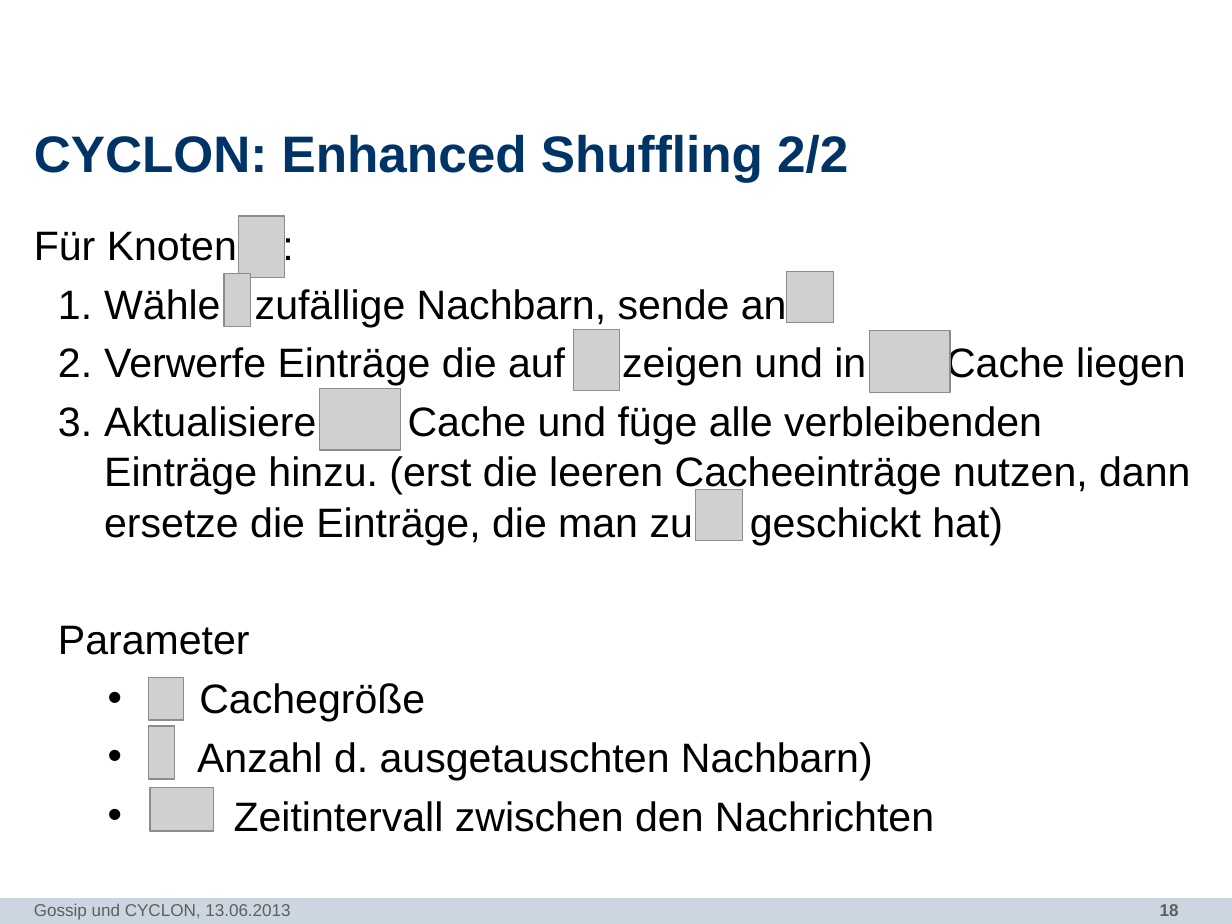
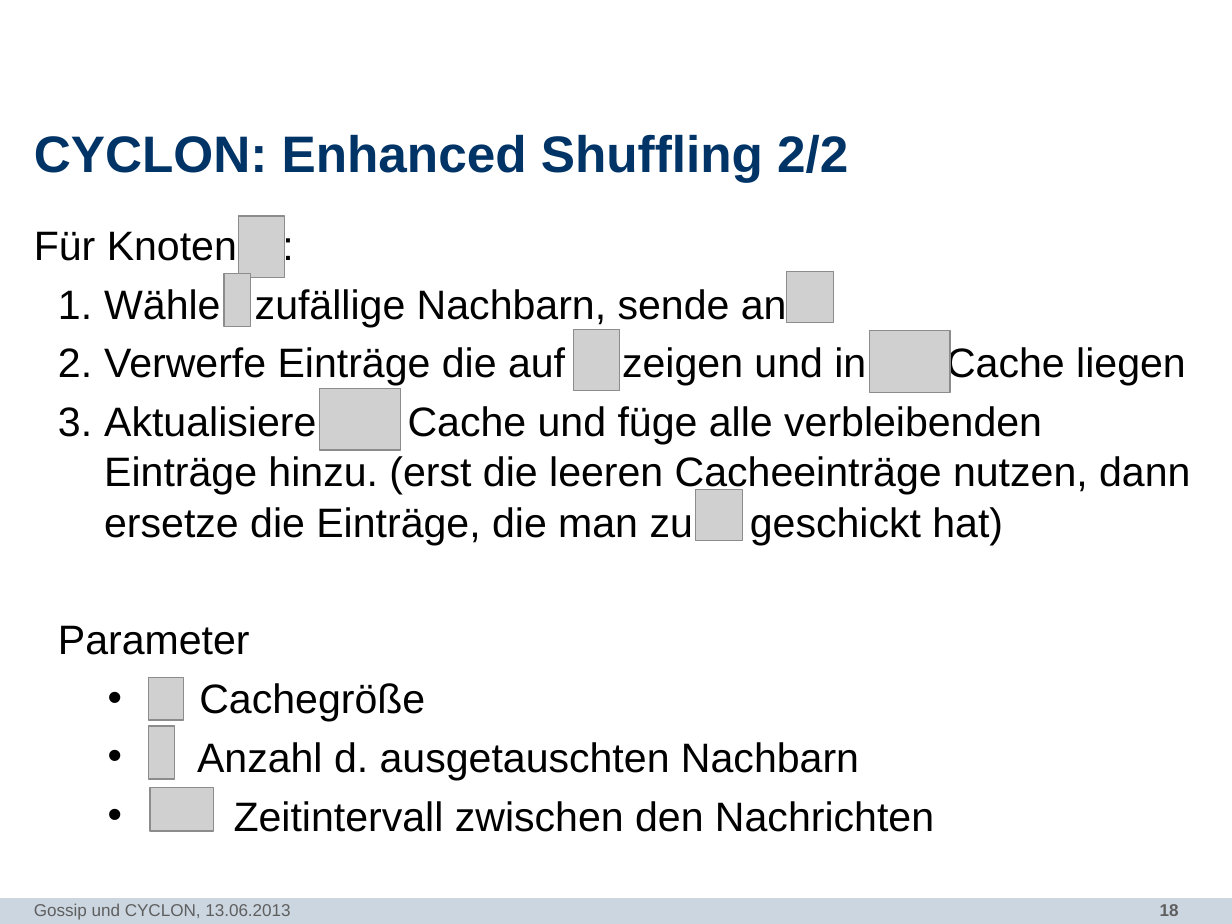
Before and after one commit to N8Fear/DistributedSystems, a slide deck: slide 18 of Vortrag/[MASTER] Präsentation.pptx. Drawn at 1232x924 pixels with LibreOffice and Linux fonts; fonts in the diff are those of the drawing; grey boxes stand for pictures; background and template pictures are left out. Boxes give left, top, right and bottom in pixels: in the first picture for what was removed or moved away, otherwise in the second. Text is boxed around its words. In the diff, an @@ line names an element or a change of style, - is before the commit and + after.

```diff
--- a/Vortrag/[MASTER] Präsentation.pptx
+++ b/Vortrag/[MASTER] Präsentation.pptx
@@ text at [197, 742, 859, 780]: text changed @@
-    • Anzahl d. ausgetauschten Nachbarn)
+    • Anzahl d. ausgetauschten Nachbarn
```
Also in this commit, not shown: 1 other slide changed, 1 other file.
